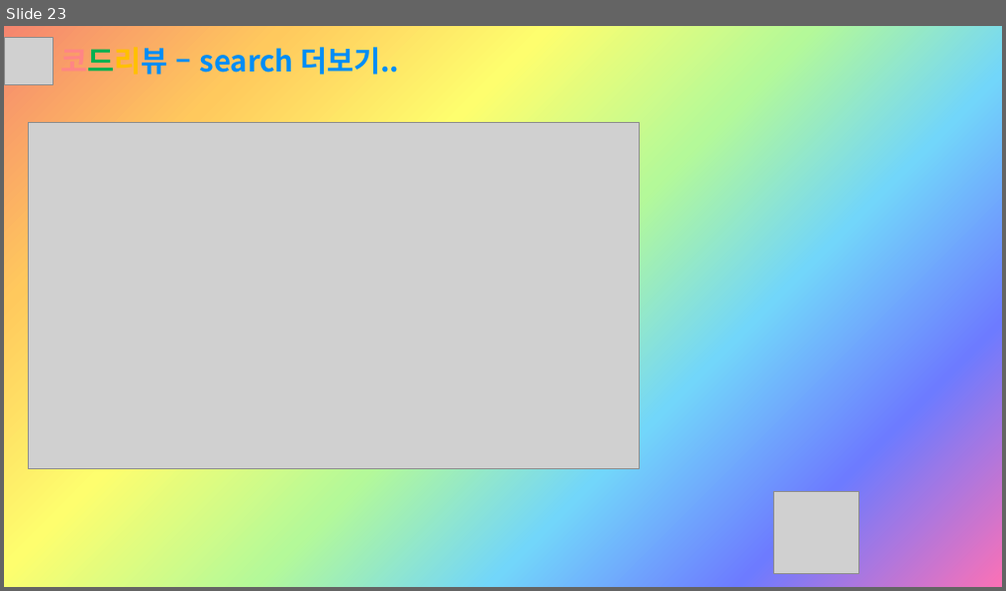
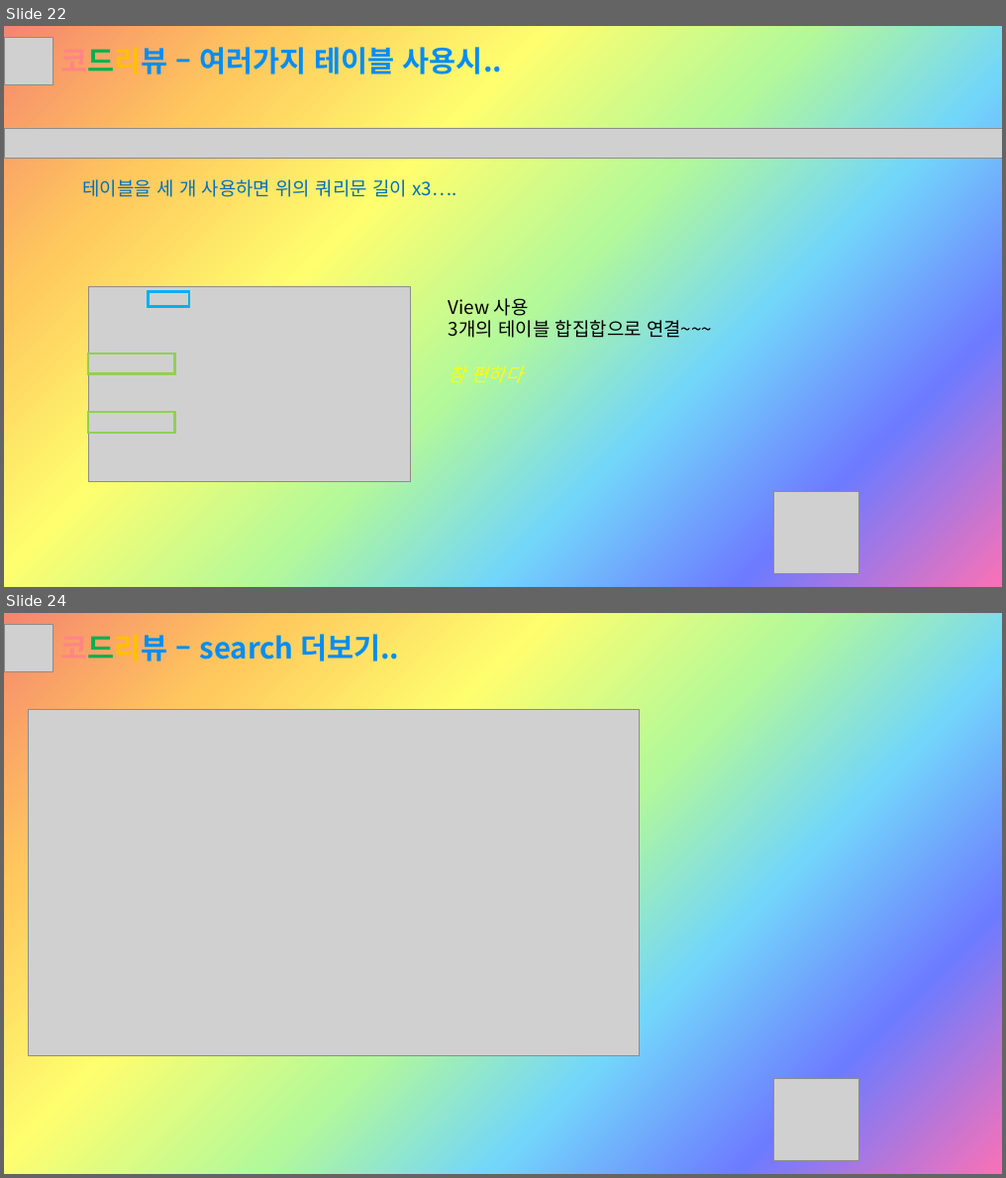
Before and after one commit to Sujin-Lim/DB-Project2, a slide deck: Button.pptx. Shown one above the other, each under a label of ours: slide 23 before the commit, slides 22 and 24 after it; the slides between them are not shown. The pictures are 1006x591 and 1006x1178 pixels, drawn with LibreOffice and Linux fonts; fonts in the diff are those of the drawing; grey boxes stand for pictures. Boxes give left, top, right and bottom in pixels: in the first picture for what was removed or moved away, otherwise in the second. Text is boxed around its words. In the diff, an @@ line names an element or a change of style, - is before the commit and + after.

```diff
--- a/Button.pptx
+++ b/Button.pptx
@@ slide 22 added at [4, 26, 1002, 587], background gradient #F5856F to #FFC95D to #FEFE6E to #B4F999 to #72D6FA to #6D7BFF to #FB71B6 @@
@@ picture added at [4, 37, 54, 85] @@
@@ text added at [60, 47, 502, 75], 28 pt, text #008DF6, bold @@
+코드리뷰 – 여러가지 테이블 사용시..
@@ picture added at [4, 128, 1002, 158] @@
@@ text added at [83, 179, 456, 197], 18 pt, text #0070C0 @@
+테이블을 세 개 사용하면 위의 쿼리문 길이 x3….
@@ picture added at [88, 287, 411, 482] @@
@@ rectangle added at [149, 291, 190, 307], outline #00B0F0 2.25 pt @@
@@ text added at [449, 298, 712, 383], 18 pt, text #000000 @@
+View 사용
+3개의 테이블 합집합으로 연결~~~
+참 편하다
@@ rectangle added at [88, 354, 175, 374], outline #92D050 2.25 pt @@
@@ rectangle added at [88, 412, 175, 433], outline #92D050 2.25 pt @@
@@ picture added at [774, 491, 859, 574] @@
@@ what was slide 23 is now slide 24 @@
```
Also in this commit, not shown: 1 slide changed.
